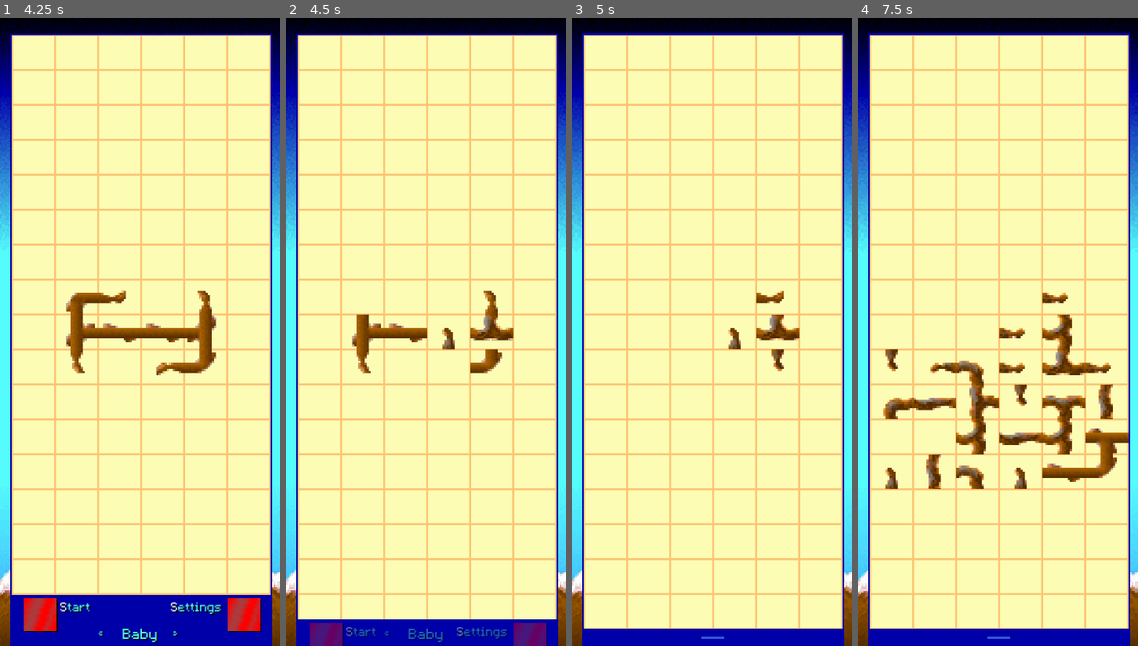
Above: before the commit, frames 1-4 (left to right).
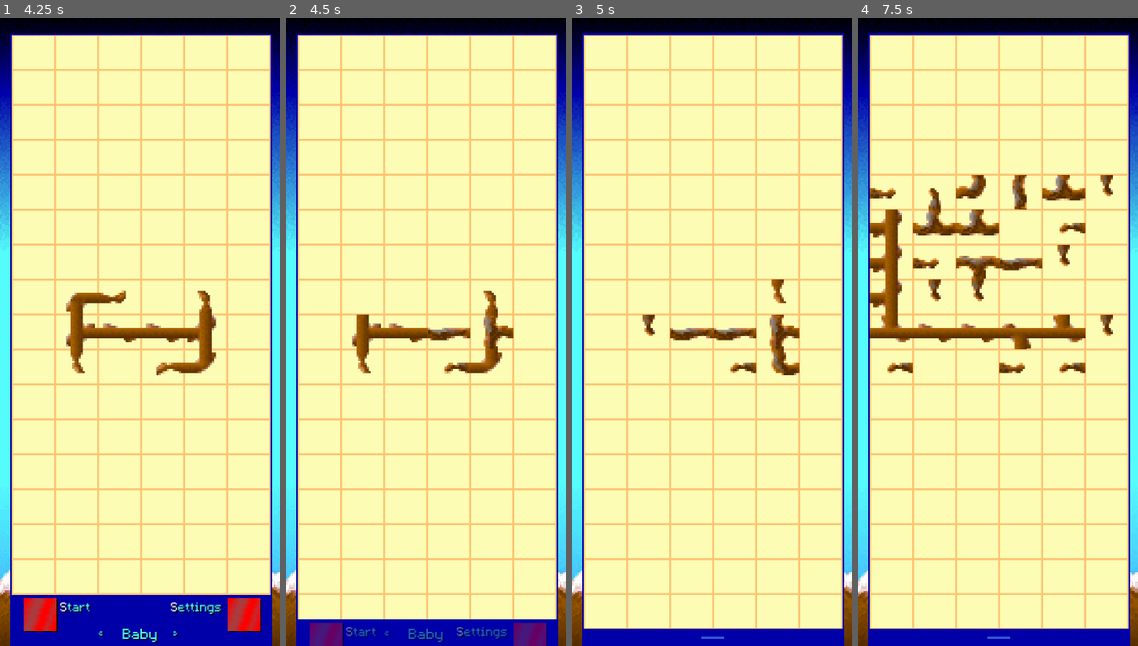
Above: after the commit, the same moments.

Repository: vurglepuddle/branch
Game: Godot game, scene res://scenes/PreClock.tscn
The game is run twice, just before and just after one commit, with the same random seed, the same clock (stepped at 60 frames per second) and the same inputs.
Inputs (mouse positions are in pixels of both pictures, inside the frame that each line leads up to):
- Up to frame 1 (4.25 s): tap Enter at 0.5 s; move the mouse to (201, 300) at 0.52 s; tap 1 at 0.6 s; click (201, 300) at 0.67 s; drag from (84, 363) to (126, 457) at 1.27 s; move the mouse to (168, 193) at 2.02 s; tap 3 at 2.1 s; click (168, 193) at 2.17 s; tap Space at 2.75 s; drag from (126, 457) to (56, 237) at 2.77 s; move the mouse to (224, 426) at 3.52 s; tap 5 at 3.6 s; click (224, 426) at 3.67 s
- Up to frame 2 (4.5 s): click (325, 614) at 4.25 s
- Up to frame 3 (5 s): no input
- Up to frame 4 (7.5 s): tap Enter at 5, 6.5 s; drag from (914, 237) to (956, 175) at 5.02 s; tap Space at 5.75, 7.25 s; move the mouse to (1012, 332) at 5.77 s; tap 1 at 5.85 s; click (1012, 332) at 5.92 s; drag from (956, 175) to (942, 363) at 6.52 s; move the mouse to (1059, 300) at 7.27 s; tap 3 at 7.35 s; click (1059, 300) at 7.42 s

Frame 1 is identical in both runs. In frame 2, 0.8% of the frame differs, in the area x 50-81%, y 47-57%; in frame 3, 1.6%; in frame 4, 12%, in the area x 4-97%, y 25-75%.

Commit message:
Improve constrained puzzle generation
- Raise Baby, Intern, and Profi generation targets for preview-shaped grids
- Retry menu-generated puzzles until they meet density requirements
- Reject puzzles that generate already solved
- Free discarded generated puzzle nodes during retries

Diff:
--- a/scripts/core/grid.gd
+++ b/scripts/core/grid.gd
@@ -17,9 +17,9 @@
 	# "prim_min_tiles": Absolute minimum tiles for Prim's target, useful for small grids
 	# "final_target_density_factor": Desired density AFTER pruning (0.0 to 1.0)
 	# "final_density_variation_factor": +/- variation on final_target_density (0.0 to 1.0 of the target)
-	"baby":   {"size": [6, 17], "prim_initial_density_factor": 0.1, "prim_min_tiles": 4, "final_target_density_factor": 0.1, "final_density_variation_factor": 0.1, "max_gen_attempts": 5},
-	"intern": {"size": [6, 17], "prim_initial_density_factor": 0.3, "prim_min_tiles": 8, "final_target_density_factor": 0.3, "final_density_variation_factor": 0.1, "max_gen_attempts": 10},
-	"profi":  {"size": [6, 17], "prim_initial_density_factor": 0.5, "prim_min_tiles": 20, "final_target_density_factor": 0.5, "final_density_variation_factor": 0.1, "max_gen_attempts": 10},
+	"baby":   {"size": [6, 17], "prim_initial_density_factor": 0.75, "prim_min_tiles": 7, "final_target_density_factor": 0.75, "final_density_variation_factor": 0.2, "max_gen_attempts": 12},
+	"intern": {"size": [6, 17], "prim_initial_density_factor": 0.5, "prim_min_tiles": 14, "final_target_density_factor": 0.5, "final_density_variation_factor": 0.1, "max_gen_attempts": 12},
+	"profi":  {"size": [6, 17], "prim_initial_density_factor": 0.55, "prim_min_tiles": 28, "final_target_density_factor": 0.55, "final_density_variation_factor": 0.1, "max_gen_attempts": 14},
 	"master": {"size": [6, 17], "prim_initial_density_factor": 0.7, "prim_min_tiles": 38, "final_target_density_factor": 0.7, "final_density_variation_factor": 0.1, "max_gen_attempts": 10},
 	"expert": {"size": [6, 17], "prim_initial_density_factor": 1.0, "prim_min_tiles": 85, "final_target_density_factor": 0.75, "final_density_variation_factor": 0.05, "max_gen_attempts": 15},
 	"torrero":{"size": [6, 17], "prim_initial_density_factor": 1.0, "prim_min_tiles": 85, "final_target_density_factor": 0.86, "final_density_variation_factor": 0.05, "max_gen_attempts": 15}
@@ -245,10 +245,7 @@
 
 		actual_final_active_tile_count = 0
 		if puzzle_data and puzzle_data.has("branches"):
-			for x_col in puzzle_data.branches:
-				for branch_node in x_col:
-					if branch_node and branch_node.branch_type != BranchType.EMPTY:
-						actual_final_active_tile_count += 1
+			actual_final_active_tile_count = generator.get_active_tile_count(puzzle_data)
 		else:
 			printerr("Puzzle generation failed to return valid branches structure on attempt %s." % attempts)
 			if attempts < p_max_generation_attempts:
@@ -258,15 +255,28 @@
 
 		print("Generated puzzle with %s active tiles." % actual_final_active_tile_count)
 
+		if generator.is_puzzle_initially_solved(puzzle_data):
+			print("Generated puzzle was already solved. Retrying...")
+			if attempts < p_max_generation_attempts:
+				generator.free_puzzle_nodes(puzzle_data)
+				puzzle_data = {}
+				continue
+
 		if actual_final_active_tile_count >= min_acceptable_final_tiles:
 			print("Acceptable density achieved.")
 			break
 
 		if attempts < p_max_generation_attempts:
 			print("Too sparse (min desired: %s). Retrying..." % min_acceptable_final_tiles)
+			generator.free_puzzle_nodes(puzzle_data)
+			puzzle_data = {}
+			continue
 
 	if actual_final_active_tile_count < min_acceptable_final_tiles:
 		print("Warning: Could not achieve desired minimum density (%s) after %s attempts. Proceeding with %s active tiles." % [min_acceptable_final_tiles, p_max_generation_attempts, actual_final_active_tile_count])
+	if puzzle_data and generator.is_puzzle_initially_solved(puzzle_data):
+		print("Warning: Final generated puzzle was initially solved. Rotating one tile out of solution.")
+		generator.ensure_puzzle_not_initially_solved(puzzle_data)
 
 	if not puzzle_data or not puzzle_data.has("branches") or not puzzle_data.has("source_x"):
 		printerr("FATAL: Puzzle data is invalid after all generation attempts!")
--- a/scripts/core/main_menu.gd
+++ b/scripts/core/main_menu.gd
@@ -6,12 +6,12 @@
 
 # Prim density settings mirrored from grid.gd (only what generate_solvable_puzzle needs).
 const _PRIM_SETTINGS: Dictionary = {
-	"baby":    {"factor": 0.1, "min": 4},
-	"intern":  {"factor": 0.3, "min": 8},
-	"profi":   {"factor": 0.5, "min": 20},
-	"master":  {"factor": 0.7, "min": 38},
-	"expert":  {"factor": 1.0, "min": 85},
-	"torrero": {"factor": 1.0, "min": 85},
+	"baby":    {"factor": 0.75, "min": 7, "final_factor": 0.75, "variation": 0.2, "attempts": 12},
+	"intern":  {"factor": 0.5, "min": 14, "final_factor": 0.5, "variation": 0.1, "attempts": 12},
+	"profi":   {"factor": 0.55, "min": 28, "final_factor": 0.55, "variation": 0.1, "attempts": 14},
+	"master":  {"factor": 0.7, "min": 38, "final_factor": 0.7, "variation": 0.1, "attempts": 10},
+	"expert":  {"factor": 1.0, "min": 85, "final_factor": 0.75, "variation": 0.05, "attempts": 15},
+	"torrero": {"factor": 1.0, "min": 85, "final_factor": 0.86, "variation": 0.05, "attempts": 15},
 }
 
 @onready var difficulty_label: RichTextLabel = %DifficultyLabel
@@ -216,18 +216,58 @@
 	var is_toroidal: bool = (diff == "torrero")
 	var s: Dictionary = _PRIM_SETTINGS[diff]
 	var valid_cells: Dictionary = DifficultyLayouts.get_valid_cells(diff)
+	var min_acceptable_tiles: int = _get_min_acceptable_tiles(valid_cells.size(), s)
+	var max_attempts: int = int(s["attempts"])
 
 	var generator = _PuzzleGenerator.new()
-	var puzzle_data: Dictionary = generator.generate_solvable_puzzle(
-		6, 17,
-		_BranchScene,
-		s["factor"], s["min"],
-		is_toroidal,
-		valid_cells
-	)
+	var puzzle_data: Dictionary = {}
+	var best_puzzle_data: Dictionary = {}
+	var best_active_count: int = -1
+
+	for attempt in range(max_attempts):
+		var candidate: Dictionary = generator.generate_solvable_puzzle(
+			6, 17,
+			_BranchScene,
+			s["factor"], s["min"],
+			is_toroidal,
+			valid_cells
+		)
+		var active_count: int = generator.get_active_tile_count(candidate)
+		var initially_solved: bool = generator.is_puzzle_initially_solved(candidate)
+
+		if not initially_solved and active_count >= min_acceptable_tiles:
+			if not best_puzzle_data.is_empty():
+				generator.free_puzzle_nodes(best_puzzle_data)
+			puzzle_data = candidate
+			break
+
+		if not initially_solved and active_count > best_active_count:
+			if not best_puzzle_data.is_empty():
+				generator.free_puzzle_nodes(best_puzzle_data)
+			best_active_count = active_count
+			best_puzzle_data = candidate
+		else:
+			generator.free_puzzle_nodes(candidate)
+
+	if puzzle_data.is_empty():
+		puzzle_data = best_puzzle_data
+	if puzzle_data.is_empty():
+		puzzle_data = generator.generate_solvable_puzzle(
+			6, 17,
+			_BranchScene,
+			s["factor"], s["min"],
+			is_toroidal,
+			valid_cells
+		)
+	generator.ensure_puzzle_not_initially_solved(puzzle_data)
 
 	GlobalSettings.pending_puzzle_data = puzzle_data
 	GlobalSettings.pending_puzzle_is_toroidal = is_toroidal
+
+func _get_min_acceptable_tiles(num_total_cells: int, settings: Dictionary) -> int:
+	var base_desired_tiles: int = int(floor(num_total_cells * settings["final_factor"]))
+	var variation_amount: int = int(floor(base_desired_tiles * settings["variation"]))
+	return int(clamp(base_desired_tiles - variation_amount, 1, num_total_cells))
 
 func _slide_menu_down() -> void:
 	var mic: Node = %MenuItemsContainer
--- a/scripts/core/puzzle_generator.gd
+++ b/scripts/core/puzzle_generator.gd
@@ -149,6 +149,83 @@
 		var actual_dir_to_remove = connected_indices[remove_idx_in_list]
 		three_conn_array[actual_dir_to_remove] = 0
 	return three_conn_array
+
+func get_active_tile_count(puzzle_data: Dictionary) -> int:
+	var count: int = 0
+	var branch_grid: Array = puzzle_data.get("branches", [])
+	for x in range(branch_grid.size()):
+		for y in range(branch_grid[x].size()):
+			var branch = branch_grid[x][y]
+			if branch != null and branch.branch_type != BranchType.EMPTY:
+				count += 1
+	return count
+
+func is_puzzle_initially_solved(puzzle_data: Dictionary) -> bool:
+	var branch_grid: Array = puzzle_data.get("branches", [])
+	var active_count: int = 0
+	for x in range(branch_grid.size()):
+		for y in range(branch_grid[x].size()):
+			var branch = branch_grid[x][y]
+			if branch == null or branch.branch_type == BranchType.EMPTY:
+				continue
+			active_count += 1
+			if branch.connections != _get_solution_connections(branch):
+				return false
+	return active_count > 0
+
+func ensure_puzzle_not_initially_solved(puzzle_data: Dictionary) -> void:
+	if not is_puzzle_initially_solved(puzzle_data):
+		return
+
+	var branch_grid: Array = puzzle_data.get("branches", [])
+	var source_x: int = int(puzzle_data.get("source_x", -1))
+	var source_y: int = int(puzzle_data.get("source_y", -1))
+	var fallback_branch = null
+
+	for x in range(branch_grid.size()):
+		for y in range(branch_grid[x].size()):
+			var branch = branch_grid[x][y]
+			if branch == null or branch.branch_type == BranchType.EMPTY:
+				continue
+			if fallback_branch == null:
+				fallback_branch = branch
+			if x != source_x or y != source_y:
+				_rotate_branch_once(branch)
+				return
+
+	if fallback_branch != null:
+		_rotate_branch_once(fallback_branch)
+
+func free_puzzle_nodes(puzzle_data: Dictionary) -> void:
+	var branch_grid: Array = puzzle_data.get("branches", [])
+	for x in range(branch_grid.size()):
+		for y in range(branch_grid[x].size()):
+			var branch = branch_grid[x][y]
+			if branch != null and is_instance_valid(branch) and not branch.is_inside_tree():
+				branch.free()
+
+func _get_solution_connections(branch) -> Array:
+	var solution_connections: Array
+	match branch.branch_type:
+		BranchType.TERMINAL:
+			solution_connections = [1, 0, 0, 0]
+		BranchType.STRAIGHT:
+			solution_connections = [1, 0, 1, 0]
+		BranchType.BEND:
+			solution_connections = [1, 1, 0, 0]
+		BranchType.THREE:
+			solution_connections = [1, 1, 1, 0]
+		_:
+			return [0, 0, 0, 0]
+
+	for _i in range(branch.solution_rotation_index):
+		solution_connections = branch.rotate_connections(solution_connections)
+	return solution_connections
+
+func _rotate_branch_once(branch) -> void:
+	branch.rotation_index = (branch.rotation_index + 1) % 4
+	branch.connections = branch.rotate_connections(branch.connections)
+	branch.update_texture()
 
 func generate_solvable_puzzle(grid_width: int, grid_height: int, branch_scene: PackedScene,
 							  prim_initial_density_factor: float = 0.85,
